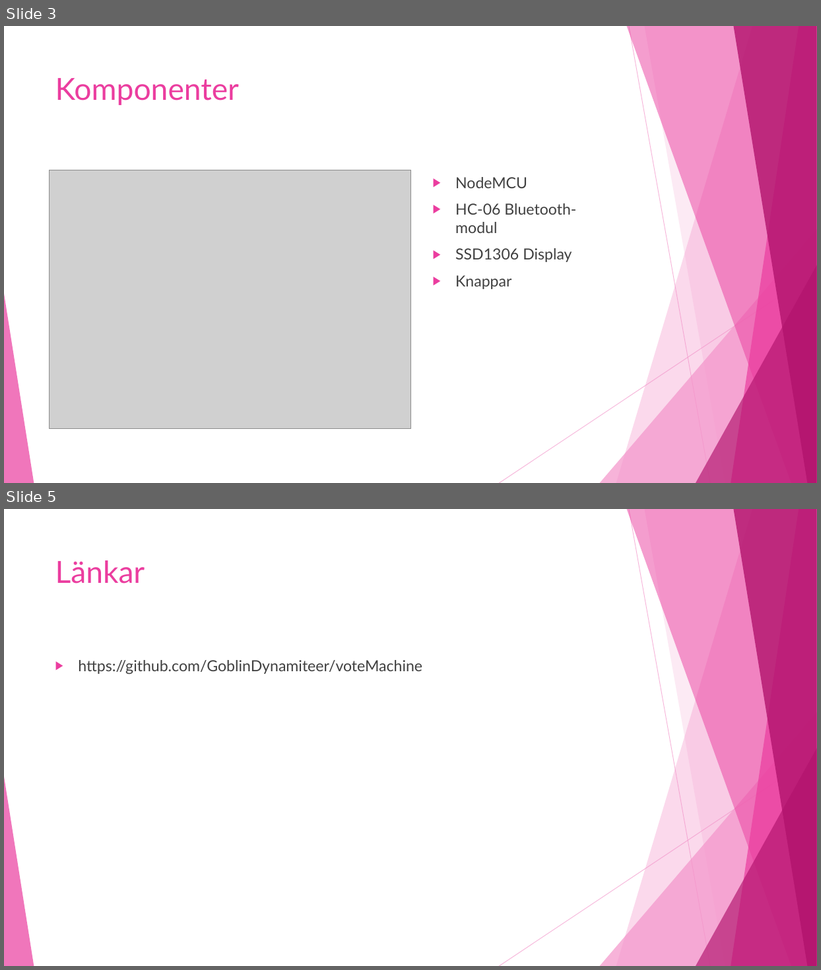
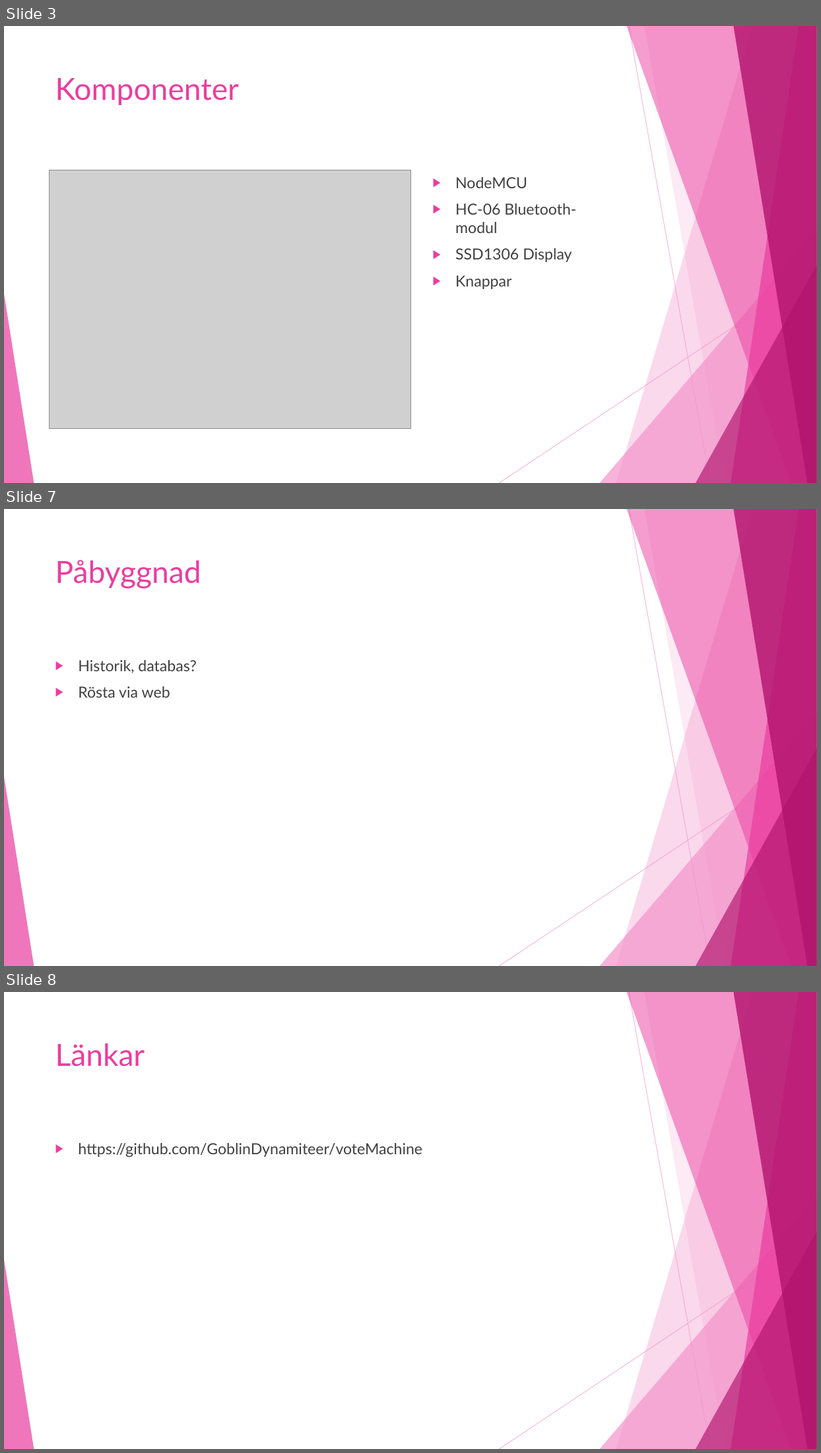
Before and after one commit to GoblinDynamiteer/voteMachine, a slide deck: Documentation/presentation/voteMachine.pptx. Shown one above the other, each under a label of ours: slides 3 and 5 before the commit, slides 3, 7 and 8 after it; the slides between them are not shown. The pictures are 821x970 and 821x1453 pixels, drawn with LibreOffice and Linux fonts; fonts in the diff are those of the drawing; grey boxes stand for pictures. Boxes give left, top, right and bottom in pixels: in the first picture for what was removed or moved away, otherwise in the second. Text is boxed around its words. In the diff, an @@ line names an element or a change of style, - is before the commit and + after.

```diff
--- a/Documentation/presentation/voteMachine.pptx
+++ b/Documentation/presentation/voteMachine.pptx
@@ slide 7 added at box(4, 509, 817, 966), background #FFFFFF; not listed: 10 template elements that a slide beside it also shows @@
@@ title added at box(55, 560, 201, 589), 36 pt, text #EB3D9F @@
+Påbyggnad
@@ text added at box(78, 660, 196, 698), 18 pt, text #404040 @@
+▶ Historik, databas?
+▶ Rösta via web
@@ what was slide 5 is now slide 8 @@
```
Also in this commit, not shown: 3 other slides added, 1 slide removed, 1 other file.
